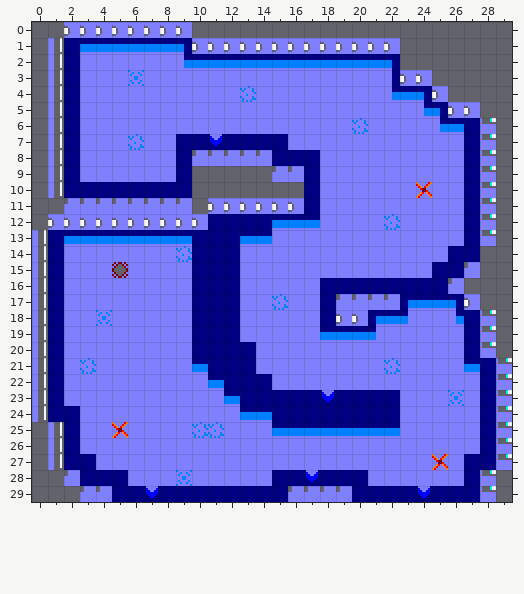
Tiled map: splatun/assets/World1/Level3/Level3.tmx. This is how it looked before the edit.
Cells are 8x8 px. Shown: x 0..29, y 0..29.
The same view after the edit:
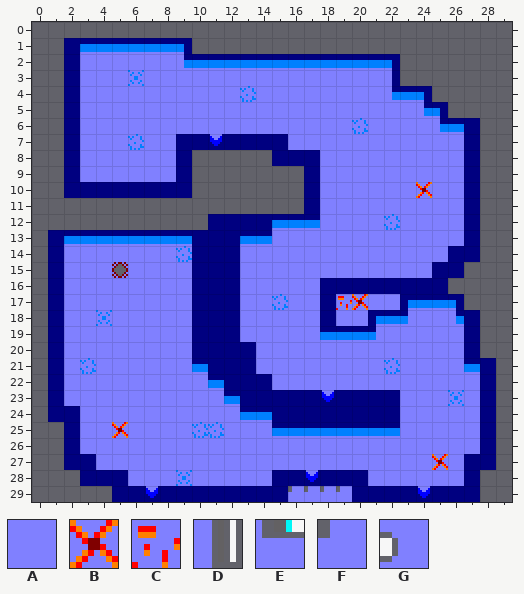
Key: from "Tileset": A 16, B 17, C 19, D 25, E 26, F 27, G 28.
_ is an empty cell.
The exact change:
Layer "Tile Layer 1":
y 0: x 2..9 GGGGGGGG -> ________
y 1: x 1 D -> _; x 10..22 GGGGGGGGGGGGG -> _____________
y 2: x 1 D -> _
y 3: x 1 D -> _; x 23..24 GG -> __
y 4: x 1 D -> _; x 25 G -> _
y 5: x 1 D -> _; x 26..27 GG -> __
y 6..7: x 1 D -> _; x 28 E -> _
y 8: x 1 D -> _; x 10..14 FFFFF -> _____; x 28 E -> _
y 9: x 1 D -> _; x 15..16 FF -> __; x 28 E -> _
y 10: x 1 D -> _; x 28 E -> _
y 11: x 2..9 FFFFFFFF -> ________; x 11..16 GGGGGG -> ______; x 28 E -> _
y 12: x 1..10 GGGGGGGGGG -> __________; x 28 E -> _
y 13: x 0 D -> _; x 28 E -> _
y 14: x 0 D -> _
y 15: x 0 D -> _; x 27 F -> _
y 16: x 0 D -> _; x 26 F -> _
y 17: x 0 D -> _; x 19..22 FFFF -> CBAA; x 27 G -> _
y 18: x 0 D -> _; x 19..20 GG -> AA; x 28 E -> _
y 19..20: x 0 D -> _; x 28 E -> _
y 21..24: x 0 D -> _; x 29 E -> _
y 25..27: x 1 D -> _; x 29 E -> _
y 28: x 2 F -> _; x 28 E -> _
y 29: x 3..4 FF -> __; x 28 E -> _
Changed places in both pictures, as pixel boxes (x1, y1, x2, y2):
changed: (32, 22, 400, 502)
removed: (400, 70, 496, 246)
removed: (448, 262, 512, 502)
